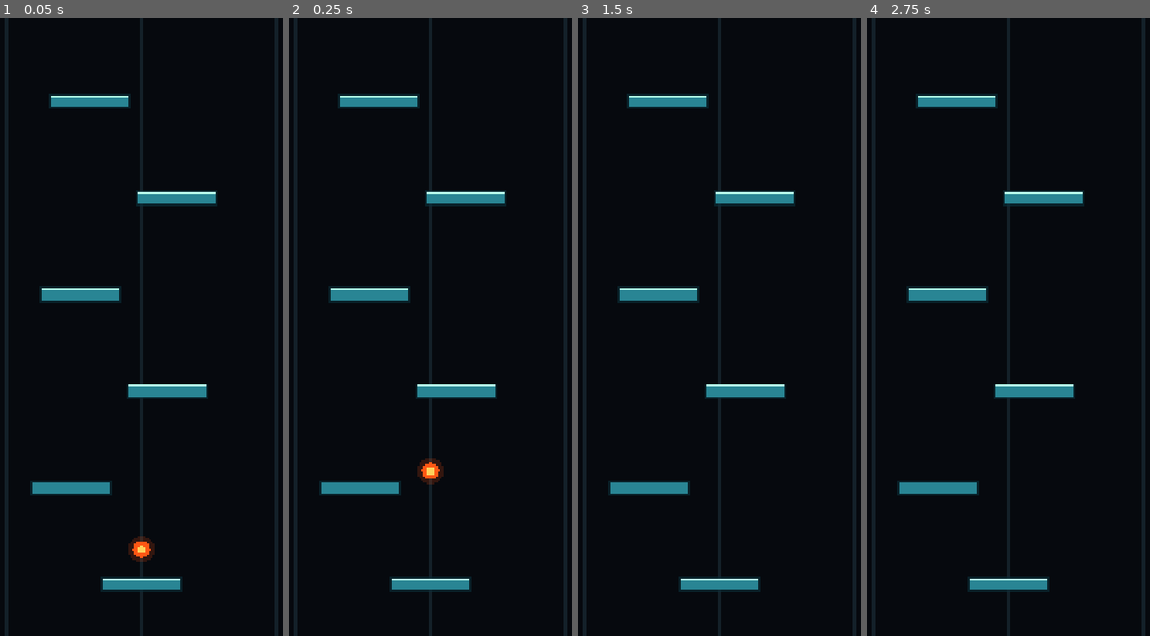
Above: before the commit, frames 1-4 (left to right).
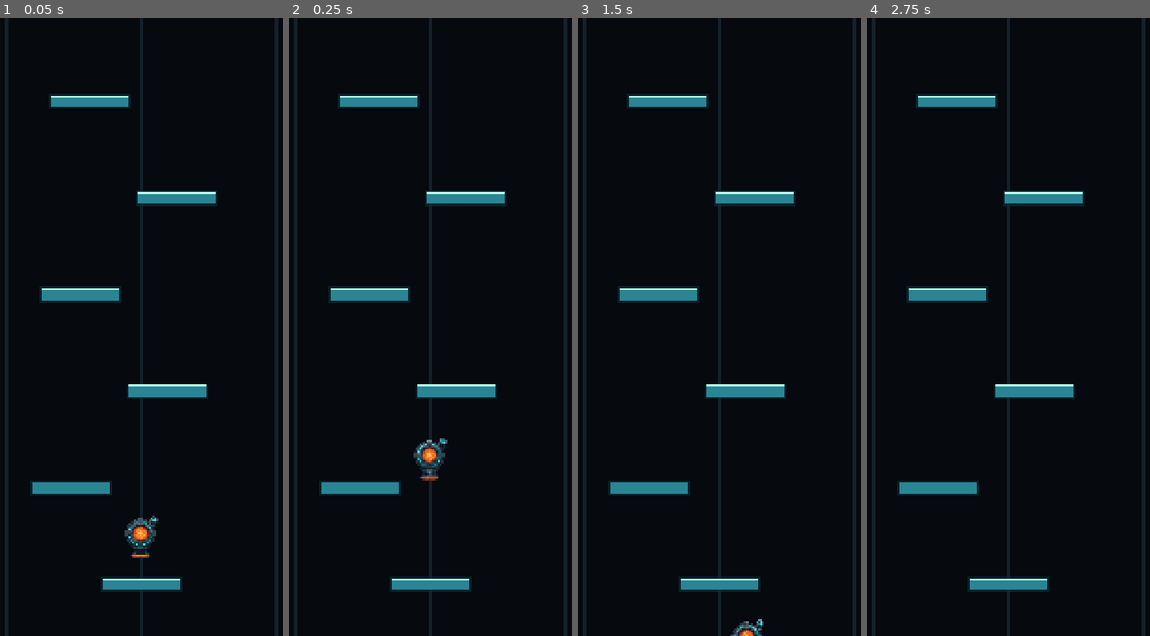
Above: after the commit, the same moments.

Repository: ScriptByFei/kernwerk-godot
Game: Godot game, scene res://scenes/game/game.tscn
The game is run twice, just before and just after one commit, with the same random seed, the same clock (stepped at 60 frames per second) and the same inputs.
Inputs (mouse positions are in pixels of both pictures, inside the frame that each line leads up to):
- Up to frame 1 (0.05 s): no input
- Up to frame 2 (0.25 s): no input
- Up to frame 3 (1.5 s): tap Enter at 0.5 s; move the mouse to (795, 296) at 0.52 s; hold D (move_right) 0.53-1.25 s; click (795, 296) at 0.67 s; drag from (648, 357) to (702, 450) at 1.27 s
- Up to frame 4 (2.75 s): tap Space at 2 s; move the mouse to (1042, 191) at 2.02 s; hold A (move_left) from 2.03 s (still down)

The runs differ from the first frame. In frame 1, 0.6% of the frame differs, in the area x 43-57%, y 80-88%; in frame 2, 0.6%; in frame 3, 0.2%; in frame 4, nothing differs.

Commit message:
feat: integrate approved reactor idle into the jumper
Replace the orange-circle placeholder with the user-approved reactor
AnimatedSprite2D (10-frame idle, 2.42s loop, 1.5x scale, nearest
filtering). Foot anchor (48,92) aligns to the unchanged centered 58x58
collider bottom. Physics, steering, collision layers and camera are
untouched. Runtime copy lives under assets/jump/reactor_core; draft and
approved art trees are excluded from engine import via .gdignore.

Adds reactor_visual_test.gd (45 checks) covering frame regions,
durations, loop total, autoplay advancement, alignment and unchanged
collision.

Diff:
--- /dev/null
+++ b/assets/jump/reactor_core/reactor_idle_frames.tres
@@ -0,0 +1,51 @@
+[gd_resource type="SpriteFrames" load_steps=11 format=3]
+
+[ext_resource type="Texture2D" path="res://assets/jump/reactor_core/idle_sheet.png" id="1_idle_sheet"]
+
+[sub_resource type="AtlasTexture" id="AtlasTexture_0"]
+atlas = ExtResource("1_idle_sheet")
+region = Rect2(0, 0, 96, 96)
+
+[sub_resource type="AtlasTexture" id="AtlasTexture_1"]
+atlas = ExtResource("1_idle_sheet")
+region = Rect2(96, 0, 96, 96)
+
+[sub_resource type="AtlasTexture" id="AtlasTexture_2"]
+atlas = ExtResource("1_idle_sheet")
+region = Rect2(192, 0, 96, 96)
+
+[sub_resource type="AtlasTexture" id="AtlasTexture_3"]
+atlas = ExtResource("1_idle_sheet")
+region = Rect2(288, 0, 96, 96)
+
+[sub_resource type="AtlasTexture" id="AtlasTexture_4"]
+atlas = ExtResource("1_idle_sheet")
+region = Rect2(384, 0, 96, 96)
+
+[sub_resource type="AtlasTexture" id="AtlasTexture_5"]
+atlas = ExtResource("1_idle_sheet")
+region = Rect2(480, 0, 96, 96)
+
+[sub_resource type="AtlasTexture" id="AtlasTexture_6"]
+atlas = ExtResource("1_idle_sheet")
+region = Rect2(576, 0, 96, 96)
+
+[sub_resource type="AtlasTexture" id="AtlasTexture_7"]
+atlas = ExtResource("1_idle_sheet")
+region = Rect2(672, 0, 96, 96)
+
+[sub_resource type="AtlasTexture" id="AtlasTexture_8"]
+atlas = ExtResource("1_idle_sheet")
+region = Rect2(768, 0, 96, 96)
+
+[sub_resource type="AtlasTexture" id="AtlasTexture_9"]
+atlas = ExtResource("1_idle_sheet")
+region = Rect2(864, 0, 96, 96)
+
+[resource]
+animations = [{
+"frames": [{"duration": 52.0, "texture": SubResource("AtlasTexture_0")}, {"duration": 13.0, "texture": SubResource("AtlasTexture_1")}, {"duration": 13.0, "texture": SubResource("AtlasTexture_2")}, {"duration": 42.0, "texture": SubResource("AtlasTexture_3")}, {"duration": 15.0, "texture": SubResource("AtlasTexture_4")}, {"duration": 15.0, "texture": SubResource("AtlasTexture_5")}, {"duration": 32.0, "texture": SubResource("AtlasTexture_6")}, {"duration": 15.0, "texture": SubResource("AtlasTexture_7")}, {"duration": 30.0, "texture": SubResource("AtlasTexture_8")}, {"duration": 15.0, "texture": SubResource("AtlasTexture_9")}],
+"loop": true,
+"name": &"idle",
+"speed": 100.0
+}]
--- a/scripts/jump/jumper.gd
+++ b/scripts/jump/jumper.gd
@@ -1,5 +1,7 @@
 class_name Jumper
 extends CharacterBody2D
+
+const REACTOR_IDLE_FRAMES := preload("res://assets/jump/reactor_core/reactor_idle_frames.tres")
 
 signal bounced
 
@@ -15,7 +17,20 @@
 	shape.size = JumpConfig.JUMPER_SIZE
 	collision.shape = shape
 	add_child(collision)
-	queue_redraw()
+	_create_reactor_visual()
+
+func _create_reactor_visual() -> void:
+	var reactor_visual := AnimatedSprite2D.new()
+	reactor_visual.name = "ReactorVisual"
+	reactor_visual.sprite_frames = REACTOR_IDLE_FRAMES
+	reactor_visual.animation = &"idle"
+	reactor_visual.autoplay = &"idle"
+	reactor_visual.centered = false
+	reactor_visual.position = Vector2(-72.0, -109.0)
+	reactor_visual.scale = Vector2(1.5, 1.5)
+	reactor_visual.texture_filter = CanvasItem.TEXTURE_FILTER_NEAREST
+	add_child(reactor_visual)
+	reactor_visual.play()
 
 func _physics_process(delta: float) -> void:
 	apply_gravity(delta)
@@ -62,8 +77,3 @@
 	var bounce_speed := JumpConfig.OVERLOAD_BOUNCE_SPEED if is_overload else JumpConfig.BASE_BOUNCE_SPEED
 	velocity.y = -minf(bounce_speed, JumpConfig.MAX_BOUNCE_SPEED)
 	bounced.emit()
-
-func _draw() -> void:
-	draw_circle(Vector2.ZERO, JumpConfig.JUMPER_SIZE.x * 0.7, Color(1.0, 0.32, 0.08, 0.18))
-	draw_circle(Vector2.ZERO, JumpConfig.JUMPER_SIZE.x * 0.45, Color(1.0, 0.34, 0.08))
-	draw_circle(Vector2.ZERO, JumpConfig.JUMPER_SIZE.x * 0.22, Color(1.0, 0.82, 0.36))
--- /dev/null
+++ b/tests/reactor_visual_test.gd
@@ -0,0 +1,90 @@
+extends SceneTree
+
+const JumpConfig = preload("res://scripts/jump/jump_config.gd")
+const Jumper = preload("res://scripts/jump/jumper.gd")
+
+const FRAME_DURATIONS_MS := [520.0, 130.0, 130.0, 420.0, 150.0, 150.0, 320.0, 150.0, 300.0, 150.0]
+const FRAME_SIZE := Vector2(96.0, 96.0)
+const FOOT_ANCHOR := Vector2(48.0, 92.0)
+const TOTAL_DURATION_MS := 2420.0
+
+var failures := 0
+
+func _init() -> void:
+	var jumper := Jumper.new()
+	get_root().add_child(jumper)
+	await process_frame
+	var reactor_visual := jumper.get_node_or_null("ReactorVisual") as AnimatedSprite2D
+	if reactor_visual == null:
+		_check(false, "Jumper has a ReactorVisual AnimatedSprite2D child")
+		_finish(jumper)
+		return
+	_check(true, "Jumper has a ReactorVisual AnimatedSprite2D child")
+	_check_reactor_frames(reactor_visual)
+	_check_visual_alignment(jumper, reactor_visual)
+	await _check_animation_advances_while_physics_is_frozen(jumper, reactor_visual)
+	_finish(jumper)
+
+func _check_reactor_frames(reactor_visual: AnimatedSprite2D) -> void:
+	var frames := reactor_visual.sprite_frames
+	if frames == null:
+		_check(false, "ReactorVisual has SpriteFrames")
+		return
+	_check(true, "ReactorVisual has SpriteFrames")
+	_check(frames.has_animation(&"idle"), "idle animation exists")
+	if not frames.has_animation(&"idle"):
+		return
+	_check(frames.get_frame_count(&"idle") == 10, "idle animation has 10 frames")
+	_check(frames.get_animation_loop(&"idle"), "idle animation loops")
+	var animation_speed := frames.get_animation_speed(&"idle")
+	var total_duration_ms := 0.0
+	for frame_index in FRAME_DURATIONS_MS.size():
+		var texture := frames.get_frame_texture(&"idle", frame_index)
+		_check(texture != null and not texture.get_size().is_zero_approx(), "frame %d texture is non-null and non-empty" % frame_index)
+		if texture is AtlasTexture:
+			_check(texture.region == Rect2(Vector2(frame_index * 96.0, 0.0), FRAME_SIZE), "frame %d has the exact 96x96 sheet region" % frame_index)
+		else:
+			_check(false, "frame %d uses an AtlasTexture region" % frame_index)
+		var duration_ms := frames.get_frame_duration(&"idle", frame_index) / animation_speed * 1000.0
+		total_duration_ms += duration_ms
+		_check(is_equal_approx(duration_ms, FRAME_DURATIONS_MS[frame_index]), "frame %d has its approved duration" % frame_index)
+	_check(is_equal_approx(total_duration_ms, TOTAL_DURATION_MS), "idle loop totals 2.42 seconds")
+	_check(reactor_visual.is_playing(), "idle animation is playing")
+	_check(reactor_visual.texture_filter == CanvasItem.TEXTURE_FILTER_NEAREST, "ReactorVisual uses nearest pixel filtering")
+	_check(reactor_visual.scale == Vector2(1.5, 1.5), "ReactorVisual uses the approved 1.5 scale")
+
+func _check_visual_alignment(jumper: Jumper, reactor_visual: AnimatedSprite2D) -> void:
+	var collision := jumper.get_children().filter(func(child: Node): return child is CollisionShape2D).front() as CollisionShape2D
+	if collision == null or not collision.shape is RectangleShape2D:
+		_check(false, "Jumper keeps its centered 58x58 collision shape")
+		return
+	var collision_shape := collision.shape as RectangleShape2D
+	_check(collision_shape.size == JumpConfig.JUMPER_SIZE and collision.position == Vector2.ZERO, "Jumper keeps its centered 58x58 collision shape")
+	_check(jumper.collision_layer == 1 and jumper.collision_mask == 1, "Jumper keeps its collision layer and mask")
+	var foot_position := reactor_visual.position + FOOT_ANCHOR * reactor_visual.scale
+	var collider_bottom := collision.position.y + collision_shape.size.y * 0.5
+	_check(foot_position.y == collider_bottom, "reactor foot exactly aligns to the collider bottom")
+	jumper.position = Vector2(250.0, 400.0)
+	_check(reactor_visual.global_position == jumper.global_position + reactor_visual.position, "ReactorVisual follows Jumper movement")
+
+func _check_animation_advances_while_physics_is_frozen(jumper: Jumper, reactor_visual: AnimatedSprite2D) -> void:
+	jumper.set_physics_process(false)
+	var starting_frame := reactor_visual.frame
+	var start_time_ms := Time.get_ticks_msec()
+	await create_timer(0.7).timeout
+	var elapsed_ms := Time.get_ticks_msec() - start_time_ms
+	_check(elapsed_ms >= 600, "animation advancement waits for bounded process time")
+	_check(reactor_visual.frame != starting_frame, "animation advances while Jumper physics is frozen")
+
+func _finish(jumper: Jumper) -> void:
+	print("REACTOR VISUAL: ALLE OK" if failures == 0 else "REACTOR VISUAL: %d FEHLER" % failures)
+	jumper.queue_free()
+	await process_frame
+	quit(1 if failures > 0 else 0)
+
+func _check(condition: bool, description: String) -> void:
+	if condition:
+		print("  ✓ " + description)
+		return
+	failures += 1
+	print("  ✗ " + description)
Not shown, added: assets/jump/approved/.gdignore
Not shown, added: assets/jump/drafts/.gdignore
Binary file added: assets/jump/reactor_core/idle_sheet.png
Not shown, added: assets/jump/reactor_core/idle_sheet.png.import
Not shown, added: tests/reactor_visual_test.gd.uid
